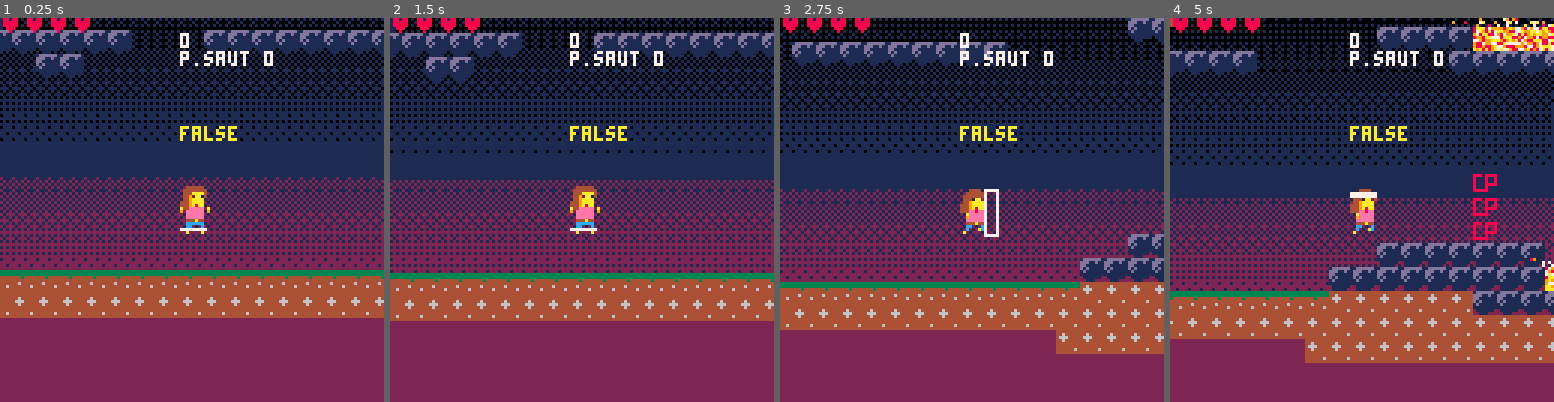
Above: before the commit, frames 1-4 (left to right).
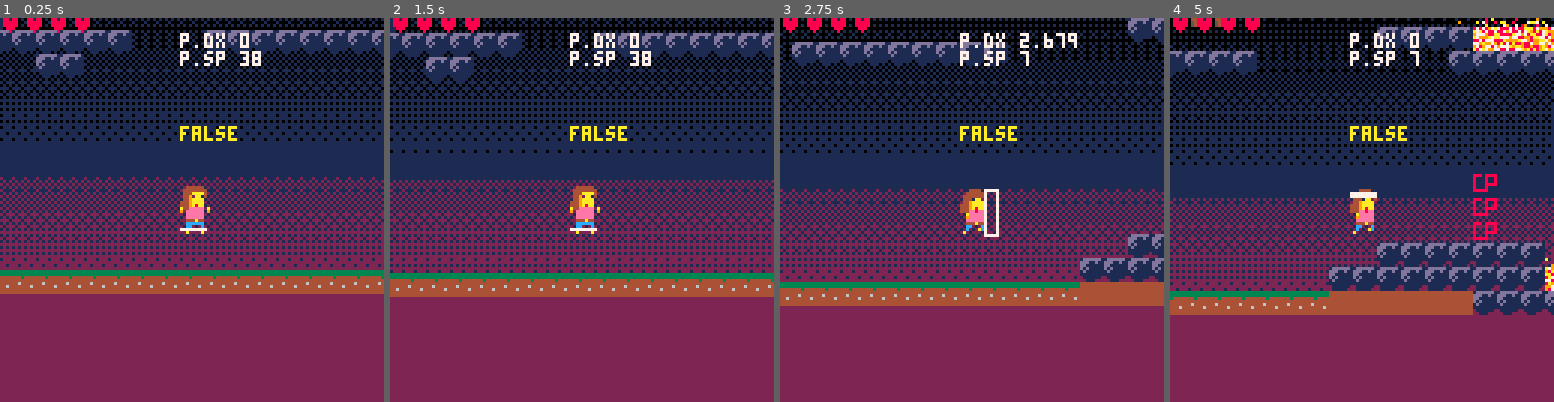
Above: after the commit, the same moments.

Repository: EmilieRobert33/SPOOKJAM
Game: PICO-8 cartridge sp4.p8
Same seed, same stepped clock (60 frames per second), same inputs: the game is played once before the commit and once after it.
Inputs:
- Up to frame 1 (0.25 s): no input
- Up to frame 2 (1.5 s): tap X (X key) at 0.33, 1.07 s; tap O (Z key) at 0.7 s
- Up to frame 3 (2.75 s): hold Right 1.6-2.1 s; tap O (Z key) at 1.7, 2.1, 2.5 s; tap X (X key) at 1.85 s; hold Right from 2.47 s (still down)
- Up to frame 4 (5 s): tap O (Z key) every 0.4 s from 2.9 to 4.9 s; tap X (X key) at 2.97, 4.08 s; release Right at 3.03 s; hold Left 3.08-3.58 s; hold Right 4.02-4.68 s

The runs differ from the first frame. In frame 1, 6.7% of the frame differs, in the area x 0-100%, y 3-79%; in frame 2, 6.7%; in frame 3, 8.7%; in frame 4, 12%, in the area x 0-100%, y 0-90%.

Commit message:
zedzedzdeazdsaz

Diff:
--- a/sp4.p8
+++ b/sp4.p8
@@ -23,9 +23,7 @@
 	p.max_dy = 3
 	p.acc = 0.5
 	p.boost = 4.25
-	p.saut = 0
 	p.mask = 0
-	p.mask2 = 0
 	p.anim = 0
 	p.running = false
 	p.jumping = false
@@ -43,15 +42,6 @@
 	mask.h = 16
 	mask.sp = 68
 	mask.taken = false
-
-	--objet mask2
-	mask2 = {}
-	mask2.x = 6*8
-	mask2.y = 13*8
-	mask2.w = 16
-	mask2.h = 16
-	mask2.sp = 46
-	mask2.taken = false
 
 
 	gravity = 0.3
@@ -132,12 +122,12 @@
 		spr(p.sp,p.x,p.y,2,2,p.flp)
 	end
 
-
-	--mask 1
+ if (p.mask==1) then
+  --rectfill(p.x,p.y,p.x+15,p.y+6,0)
+  spr(74,p.x+4,p.y)
+ end
+	--mask 2
 	spr(mask.sp,mask.x,mask.y,2,2)
-
-	--mask 2
-	spr(mask2.sp,mask2.x,mask2.y,2,2)
 
 	if(p.mort==true
 	and p.cp==false) then
@@ -164,8 +154,8 @@
 	--print(p.sliding,p.x,p.y-34,8)
 	--print(p.running,p.x,p.y-28,9)
 	print(p.landed,p.x,p.y-20,10)
-	print("p.saut "..p.saut,p.x,p.y-45,7)
- print(p.mask2,p.x,p.y-51,7)
+	print("p.sp "..p.sp,p.x,p.y-45,7)
+ print("p.dx "..p.dx,p.x,p.y-51,7)
 
  ------------------------------
  -- dessine la vie
@@ -322,12 +312,11 @@
 		p.flp=false
 	end
 
-	--jumping p.landed
+	--jumping
 	if(btnp(🅾️))
-	and p.saut>0 then
+	and p.landed then
 		p.dy-=p.boost
 		p.landed = false
-		p.saut-=1
 		sfx(31)
 	end
  -------test por declenche fantome depuis tiles----
@@ -335,7 +324,11 @@
 
 	--if player collides with a mask
 	check_collision_m()
-	check_collision_m2()
+
+	--if player has mask 2
+	if (p.mask == 2) then
+		p.boost = 6
+	end
 
 	--mettre/enlever mask
 	player_mask()
@@ -440,14 +433,6 @@
 			if(btnp(❎)) p.mask = 0
 		end
 	end
-	if(mask2.taken == true) then
-		if(p.mask2 == 0) then
-			if(btnp(❎)) p.mask2 = 1
-		elseif(p.mask2 == 1) then
-		 if (btnp(🅾️)) p.saut=2
-			if (btnp(❎)) p.mask2 = 0
-		end
-	end
 end
 
 function check_collision_m()
@@ -461,16 +446,6 @@
 	end
 end
 
-function check_collision_m2()
-	if(check_coll(p,mask2)
-	and mask2.taken == false) then
-		make_explosions(mask2.x,mask.y,15)
-		make_particules(mask2.x,mask.y,16)
-		mask2.sp = 105
-		mask2.taken = true
-	end
-end
-
 function check_collision_ud()
 	if(p.dy>0) then
 		p.falling=true
@@ -481,7 +456,6 @@
 
 		if(collide_map(p,"down",0)) then
 			p.landed= true
-			p.saut = 1
 			p.falling= false
 			p.dy=0
 			p.y-=((p.y+p.h+1)%8)-1
@@ -1062,14 +1036,14 @@
 00cccccc0000000000cc000c0000000000cc000c0000000000cc000c0000000000cccccc0000000000cc000c0000000000c00000c00000000044899989a98900
 00cc000c0000000000c0000c0000000000c0000c0000000000c0000c0000000000cc000c000000000c000000c00000000c0000000c00000000044a999a999000
 00a0000a0000000000a0000a0000000000a0000a0000000000a0000a0000000000a0000a000000000a000000a0000000a00000000a0000000000049a99900000
-1dddddd14444444465556666445d444400000cccccc0000000900000000a00000220022000000000000000000000000000000000000000000000000000000000
-ddd11d114464444460000006555555550000cccccccc0000a009000000a009002ee22e7200110160000000000000000000000000000000000000000000000000
-dd1111114666444460000006444445d4000cc777777cc0000aa97000099770002eeeeee201110116000000000000000000000000000000000000000000000000
-d1d1111144644444600000065555555500c7777777777c000a99900009a990002eeeeee200000000000000000000000000000000000000000000000000000000
-1d1111114444444465556666445d44440c777777777777c000970000009700002eeeeee201110116000000000000000000000000000000000000000000000000
-11111111444444446000000655555555c77ccc7777ccc77c004400000044000002eeee2001110116000000000000000000000000000000000000000000000000
-0111111044444464600000065d4445d4c77ccc7777ccc77c0054000000540000002ee20001110116000000000000000000000000000000000000000000000000
-00111000444444446000000655555555c7ccc777777ccc7c00540000005400000002200001110116000000000000000000000000000000000000000000000000
+1dddddd14444444465556666445d444400000cccccc0000000900000000a0000022002200000000000cccc000000000000000000000000000000000000000000
+ddd11d114444444460000006555555550000cccccccc0000a009000000a009002ee22e72001101600c7777c00000000000000000000000000000000000000000
+dd1111114444444460000006444445d4000cc777777cc0000aa97000099770002eeeeee201110116c777777c0000000000000000000000000000000000000000
+d1d1111144444444600000065555555500c7777777777c000a99900009a990002eeeeee200000000c7c77c7c0000000000000000000000000000000000000000
+1d1111114444444465556666445d44440c777777777777c000970000009700002eeeeee201110116c7c77c7c0000000000000000000000000000000000000000
+11111111444444446000000655555555c77ccc7777ccc77c004400000044000002eeee20011101160c7777c00000000000000000000000000000000000000000
+0111111044444444600000065d4445d4c77ccc7777ccc77c0054000000540000002ee2000111011600c77c000000000000000000000000000000000000000000
+00111000444444446000000655555555c7ccc777777ccc7c00540000005400000002200001110116000cc0000000000000000000000000000000000000000000
 1dddddd1333333331dddddd100000000c7ccc77cc77ccc7c00000000000000000000000000000000000000000000000000000000000000000000000000000000
 ddd11d1133333333ddd11d1100000000c77777777777777c00000000000000000000000001110116000000000000000000000000000000000000000000000000
 dd11111144434444dd11111100000000c777777cc777777c00000000000000000000000001110116000000000000000000000000000000000000000000000000
@@ -1094,9 +1068,6 @@
 000000000cc000c0000000000cc000c000000000000cc000c0000000000cc000c000000000000000000000000000000000000000000000000000000055555555
 000000000c0000c00000000000c000c000000000000c000c00000000000c000c000000000000000000000000000000000000000000000000000000005d4445d4
 0000000000a000a000000000000a00a000000000000a000a00000000000a00a00000000000000000000000000000000000000000000000000000000055555555
-14141414141414141414141414141414141414141414141414141414141414141414141414141414141414141414141414141400000000000000000000000000
-00000000000000000000000000000000000000000000000000000000000000000000000000000000000000000000000000000000000000000000000000000000
-00000000000000000000000000000000000000001414141414141414141414141414141414141414141414141414141414141400000000000000000000000000
 __gff__
 0000000000000000004000000000000080000000000000000000000000000000000000000000000000000000000000000000000000000000000000000000000003000001000020200000000000000000030308000000000000000000000000001000000000000000000000000000000000000000000000000000000000000000
 0000000000000000004000000000000080000000000000000000000000000000000000000000000000000000000004840000000000000000000000000000040401010000000000000000000000000000030309000000000000000000000000001004000000000000000000000000000000000000000000000000000000000000
@@ -1104,23 +1075,23 @@
 5000000000000000000000000000000000000000000000000000000000000000000000000000000000000000000000000000000000000000000000000000000000000000000000000000000000000000000000000000000000000000000000000000000000000000000000000000000000000000000000000000000000000000
 5000000000000000000000000000000000000000000000000000000000000000000000000000000000000000000000000000000000000000000000000000000000000000000000000000000000000000000000000000000000000000000000000000000000000000000000000000000000000000000000000000000000000000
 5000000000000000000000000000000000000000000000000000000000000000000000000000000000000000000000000000000000000000000000000000000000000000000000000000000000000000000000000000000000000000000000000000000000000000000000000000000000000000000000000000000000000000
-5000000000000000000000000000000000000000000000000000000000000000000000000050004040000000000000000000000000000000000000000000000000000000000000000000000000000000000000000000000000000000000000000000000000000000000000000000000000000000000000000000000000000000
-5000000000000000000000000000000000000000000000000000000000000000000000000050000000000000000000000000000000000000000000000000000000000000000000000000000000000000000000000000000000000000000000000000000000000000000000000000000000000000000000000000000000000000
-5000000000000000000000000000000000000000000000000000000000000000000000000050525252520000000000000000000000000000000000000000000000000000000000000000000000000000000000000000000000000000000000000000000000000000000000000000000000000000000000000000000000000000
-5000000000000000000000000000000000000000000000000000000000000000000000000050000000000000000000000000000000404040000000000000000000000000000000000000000000000000000000000000000000000000000000000000000000000000000000000000000000000000000000000000000000000000
-5000000000000000000000000000000000000000000000000000000000000000000000000050000000000000000050001000000000000000000000000000000000000000000000000000000000000000000000000000000000000000000000000000000000000000000000000000000000000000000000000000000000000000
-5000000000000000000000000000000000000000000000000000000000000000000000000050100000000000000000000000000000000000000000000000000000000000000000000000000000000000000000000000000000000000000000000000000000000000000000000000000000000000000000000000000000000000
-5000000000000000000000000000000000000000000000000000000000000000000000000050000000000000000000000000000000000000000000000000000000000000000050000000000000000000000000000000000000000000000000000000000000000000000000000000000000000000000000000000000000000000
-5000000000000000000000000000000000000000000000000000000000000000000000000050505050505050505050505050505050505050500000000000000000000000000050000000000000000000000000000000000000000000000000000000000000000000000000000000000000000000000000000000000000000000
-5000000000000000000000000000000000000000000000000000000000000000000000000000000000000000000000000000000000000000000000505050505050505050505050500000000000000000000000000000000000000000000000000000000000000000000000000000000000000000000000000000000000000000
-5000000000000000000000000000000000000000000000000000000000000000000000000000000000000000000000000000000000000000000000505050500000000000000000000000000000000000000000000000000000000000000000000000000000000000000000000000000000000000000000000000000000000000
-5000000000000000000000000000000000000000505050090909095050500950504050505050505050505050505050505050505050505050505050000000000000000000000000000000000000000000000000000000000000000000000000000000000000000000000000000000000000000000000000000000000000000000
-5000000000000000000000000000000000000050505052525252525250525252000000000010525252525252525252525200501000000000004000000000000000000000000000000000000000000000000000000000000000000000000000000000000000000000000000000000000000000000000000000000000000000000
-5000000000005050090909095000000050505050500000000000000000000000000000000000000000000000000000000000500000000000004000000000000000000000000000000000000000000000000000000000000000000000000000000000000000000000000000000000000000000000000000000000000000000000
-5000000000505050525252525000000000000000000000000000000000000000000000000000000000000000000000000000400000000000404000000000000000000000000000000000000000000000000000000000000000000000000000000000000000000000000000000000000000000000000000000000000000000000
-5000000050505050505050505000000000000000000000000000000000000000000000000000000000000000600000004050500000000000000000000000000000000000000000000000000000000000000000000000000000000000000000000000000000000000000000000000000000000000000000000000000000000000
-5000005050505050505050505000000000000000000000000000000000000000000000000000000000000000600000004000000000000000000000000000000000000000000000000000000000000000000000000000000000000000000000000000000000000000000000000000000000000000000000000000000000000000
-5000000000000000000000004746460000000000000000000000000000000000000000000000000000000000600000004000000000404000000000000000000000000000000000000000000000000000000000000000000000000000000000000000000000000000000000000000000000000000000000000000000000000000
+5000000000000000000000000000000000000000000000000000000000000000000000000000000000005000404000000000000000000000000000000000000000000000000000000000000000000000000000000000000000000000000000000000000000000000000000000000000000000000000000000000000000000000
+5000000000000000000000000000000000000000000000000000000000000000000000000000000000005000000000000000000000000000000000000000000000000000000000000000000000000000000000000000000000000000000000000000000000000000000000000000000000000000000000000000000000000000
+5000000000000000000000000000000000000000000000000000000000000000000000000000000000005052525252000000000000000000000000000000000000000000000000000000000000000000000000000000000000000000000000000000000000000000000000000000000000000000000000000000000000000000
+5000000000000000000000000000000000000000000000000000000000000000000000000000000000005000000000000000000000000000000040404000000000000000000000000000000000000000000000000000000000000000000000000000000000000000000000000000000000000000000000000000000000000000
+5000000000000000000000000000000000000000000000000000000000000000000000000000000000005000000000000000005000100000000000000000000000000000000000000000000000000000000000000000000000000000000000000000000000000000000000000000000000000000000000000000000000000000
+5000000000000000000000000000000000000000000000000000000000000000000000000000000000005010000000000000000000000000000000000000000000000000000000000000000000000000000000000000000000000000000000000000000000000000000000000000000000000000000000000000000000000000
+5000000000000000000000000000000000000000000000000000000000000000000000000000000000005000000000000000000000000000000000000000000000000000000000000000005000000000000000000000000000000000000000000000000000000000000000000000000000000000000000000000000000000000
+5000000000000000000000000000000000000000000000000000000000000000000000000000000000005050505050505050505050505050505050505050000000000000000000000000005000000000000000000000000000000000000000000000000000000000000000000000000000000000000000000000000000000000
+5000000000000000000000000000000000000000000000000000000000000000000000000000000000000000000000000000000000000000000000000000000050505050505050505050505050000000000000000000000000000000000000000000000000000000000000000000000000000000000000000000000000000000
+5000000000000000000000000000000000000000000000000000000000000000000000000000000000000000000000000000000000000000000000000000000050505050000000000000000000000000000000000000000000000000000000000000000000000000000000000000000000000000000000000000000000000000
+5000000000000000000000000000000000000000000000000000505009090909505050095050405050505050505050505050505050505050505050505050505000000000000000000000000000000000000000000000000000000000000000000000000000000000000000000000000000000000000000000000000000000000
+5000000000000000000000000000000000000000000000005050505252525252525052525200000000001052525252525252525252520050100000000000400000000000000000000000000000000000000000000000000000000000000000000000000000000000000000000000000000000000000000000000000000000000
+5000000000000000005050090909095000000000005050505050505050505000000000000000000000000000000000000000500000000000004000000000000000000000000000000000000000000000000000000000000000000000000000000000000000000000000000000000000000000000000000000000000000000000
+5000000000000000505050525252525000000000000000000000000000000000000000000000000000000000000000000000400000000000404000000000000000000000000000000000000000000000000000000000000000000000000000000000000000000000000000000000000000000000000000000000000000000000
+5000000000000050505050505050505000000000000000000000000000000000000000000000000000000000600000004050500000000000000000000000000000000000000000000000000000000000000000000000000000000000000000000000000000000000000000000000000000000000000000000000000000000000
+5043434343435050505050505050505000000000000000000000000000000000000000000000000000000000600000004000000000000000000000000000000000000000000000000000000000000000000000000000000000000000000000000000000000000000000000000000000000000000000000000000000000000000
+5000000000000000000000000000004746000000000000000000000000000000000000000000000000000000600000004000000000404000000000000000000000000000000000000000000000000000000000000000000000000000000000000000000000000000000000000000000000000000000000000000000000000000
 5000000000000000000000000000000000000000000000505050500909090909405040405000000000000050504343435000000000000000000000000000000000000000000000000000000000000000000000000000000000000000000000000000000000000000000000000000000000000000000000000000000000000000
 5050505050500000005050505050505040500000000000000000505052525252520000000000000000000000500000005000000000000000000000000000000000000000000000000000000000000000000000000000000000000000000000000000000000000000000000000000000000000000000000000000000000000000
 0000505000000000000000000000000000000000000000000000000000000000000000000000000000000000500000005000000000000000000000000000000000000000000000000000000000000000000000000000000000000000000000000000000000000000000000000000000000000000000000000000000000000000
